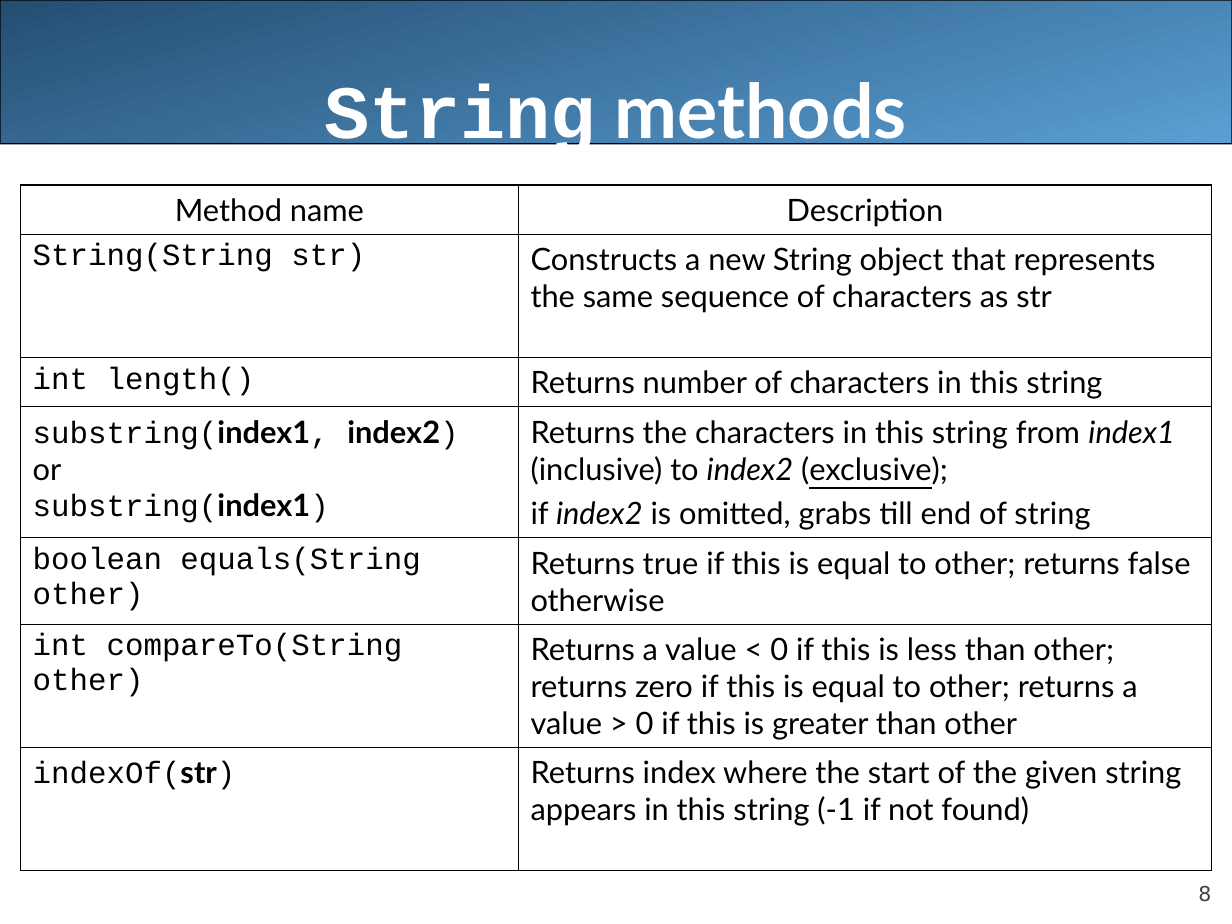
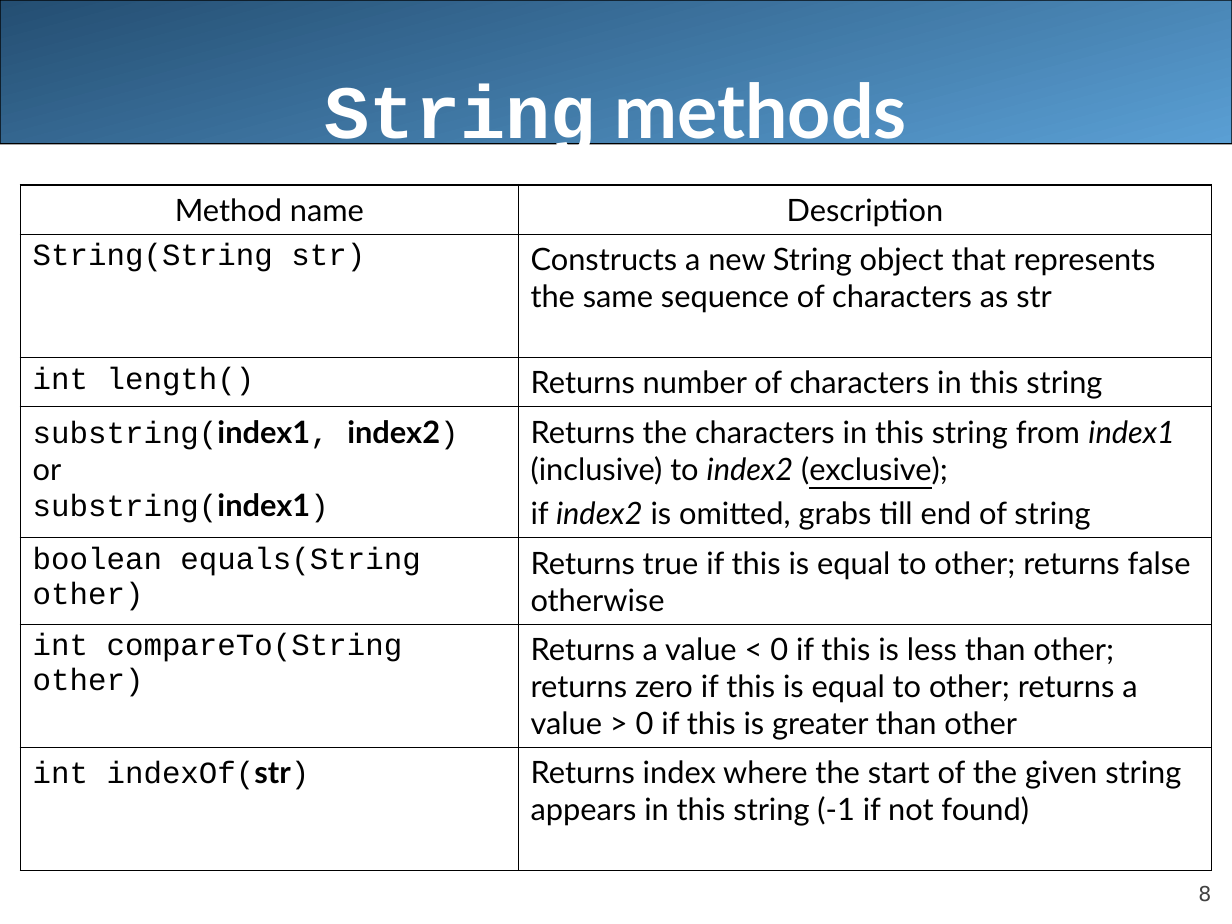
Before and after one commit to LongBaoNguyen/longbaonguyen.github.io, a slide deck: slide 8 of courses/apcsa/lecture6.ppt. Drawn at 1232x924 pixels with LibreOffice and Linux fonts; fonts in the diff are those of the drawing. Boxes give left, top, right and bottom in pixels: in the first picture for what was removed or moved away, otherwise in the second. Text is boxed around its words. In the diff, an @@ line names an element or a change of style, - is before the commit and + after.

```diff
--- a/courses/apcsa/lecture6.ppt
+++ b/courses/apcsa/lecture6.ppt
@@ table at box(21, 185, 1212, 833) @@
-row 7, column 1: indexOf(str)
+row 7, column 1: int indexOf(str)
```
Also in this commit, not shown: 3 other files.
